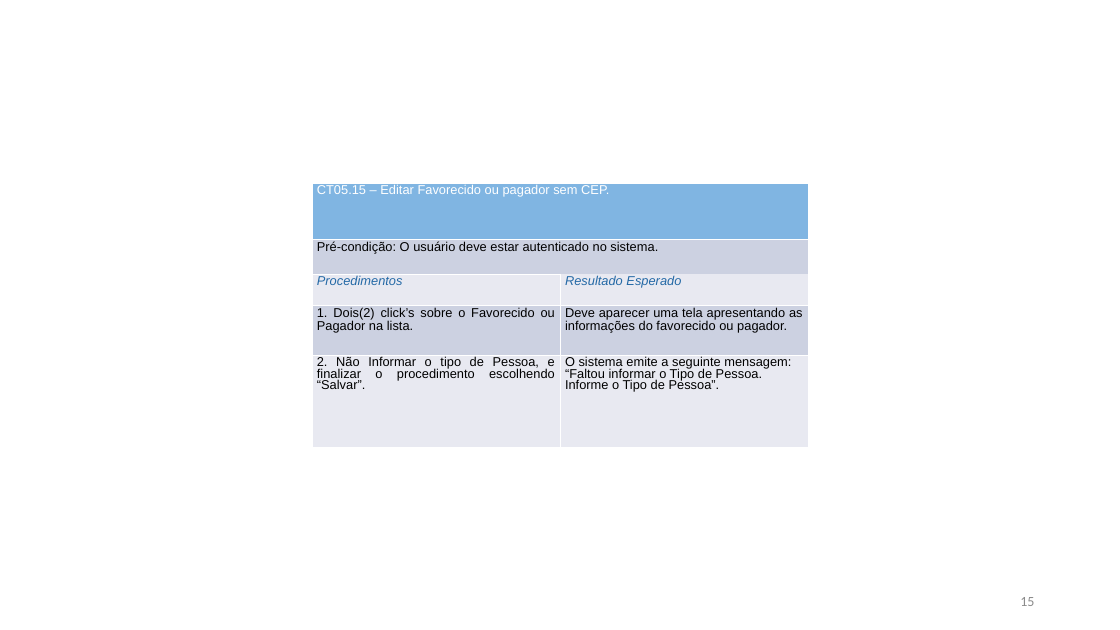
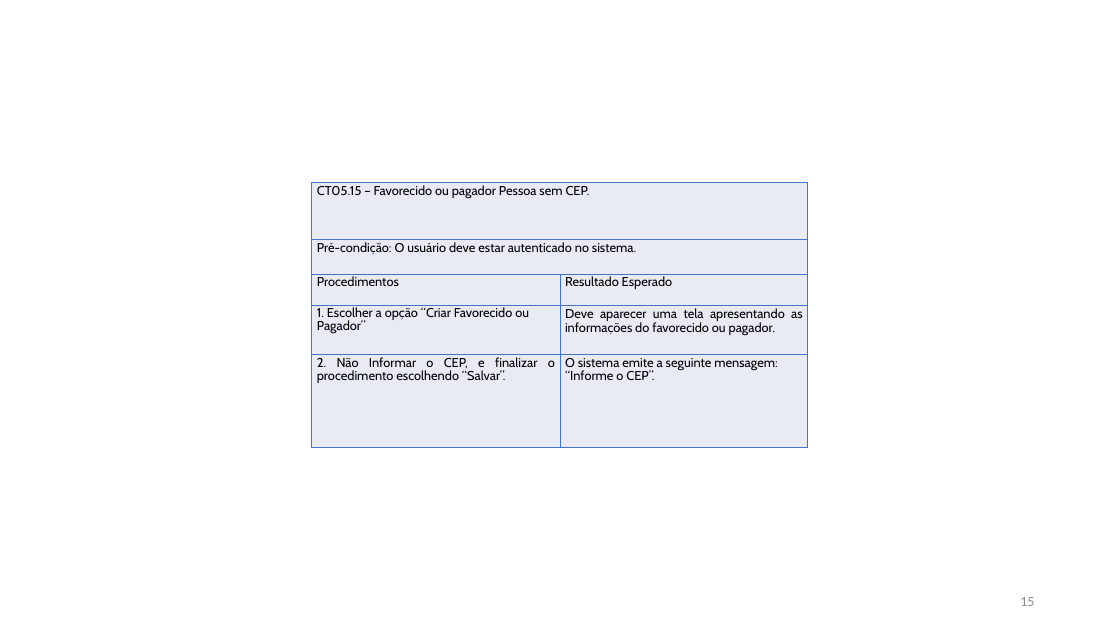
Before and after one commit to evertonschuster/GestaoFinancaPessoal, a slide deck: slide 15 of GestaoFinancaPessoal/GestaoFinancaPessoal/Documentos/Entrega-02/TestesAceitaçãoUS05.pptx. Drawn at 1120x630 pixels with LibreOffice and Linux fonts; fonts in the diff are those of the drawing. Boxes give left, top, right and bottom in pixels: in the first picture for what was removed or moved away, otherwise in the second. Text is boxed around its words. In the diff, an @@ line names an element or a change of style, - is before the commit and + after.

```diff
--- a/GestaoFinancaPessoal/GestaoFinancaPessoal/Documentos/Entrega-02/TestesAceitaçãoUS05.pptx
+++ b/GestaoFinancaPessoal/GestaoFinancaPessoal/Documentos/Entrega-02/TestesAceitaçãoUS05.pptx
@@ table at [312, 183, 807, 448] @@
-row 1, column 1: CT05.15 – Editar Favorecido ou pagador sem CEP.
+row 1, column 1: CT05.15 – Favorecido ou pagador Pessoa sem CEP.
-row 4, column 1: 1. Dois(2) click’s sobre o Favorecido ou Pagador na lista.
+row 4, column 1: 1. Escolher a opção “Criar Favorecido ou Pagador”
-row 5, column 1: 2. Não Informar o tipo de Pessoa, e finalizar o procedimento escolhendo “Salvar”.
+row 5, column 1: 2. Não Informar o CEP, e finalizar o procedimento escolhendo “Salvar”.
-row 5, column 2: O sistema emite a seguinte mensagem: “Faltou informar o Tipo de Pessoa. Informe o Tipo de Pessoa”.
+row 5, column 2: O sistema emite a seguinte mensagem: “Informe o CEP”.
@@ fill #80B5E2 to #E9EBF5 in row 1, column 1 @@
@@ fill #CCD1E1 to #E9EBF5 in 3 cells @@
@@ fill #E8E9F1 to #E9EBF5 in 4 cells @@
@@ font Arial to Cabin in "Pré-condição: O usuário deve estar autenticado no ...", "Procedimentos", "Resultado Esperado", "Deve aparecer uma tela apresentando as informações ..." @@
@@ text colour #2469A6 to #000000, italic off in "Procedimentos", "Resultado Esperado" @@
@@ borders changed @@
```
Also in this commit, not shown: 14 other slides changed, 4 other files.
